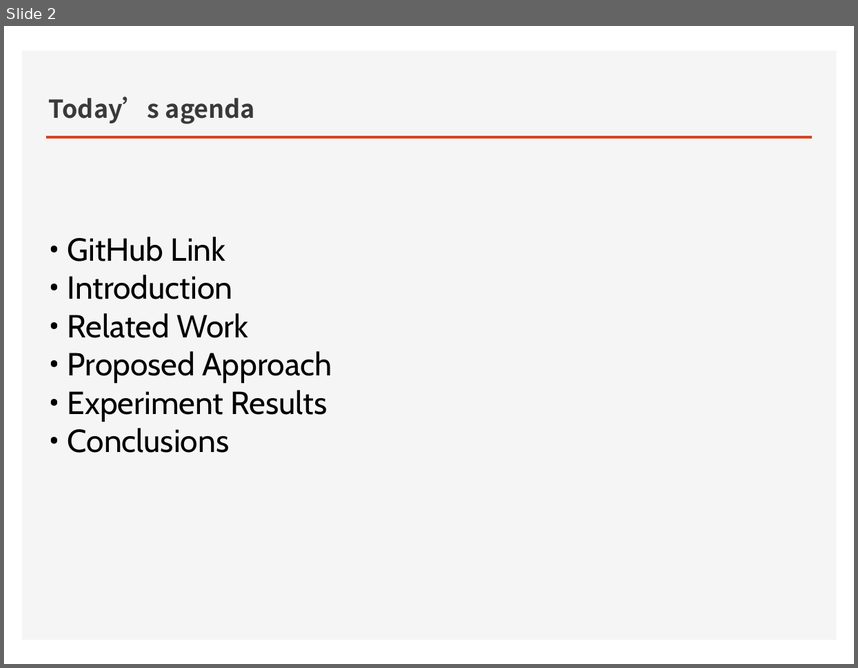
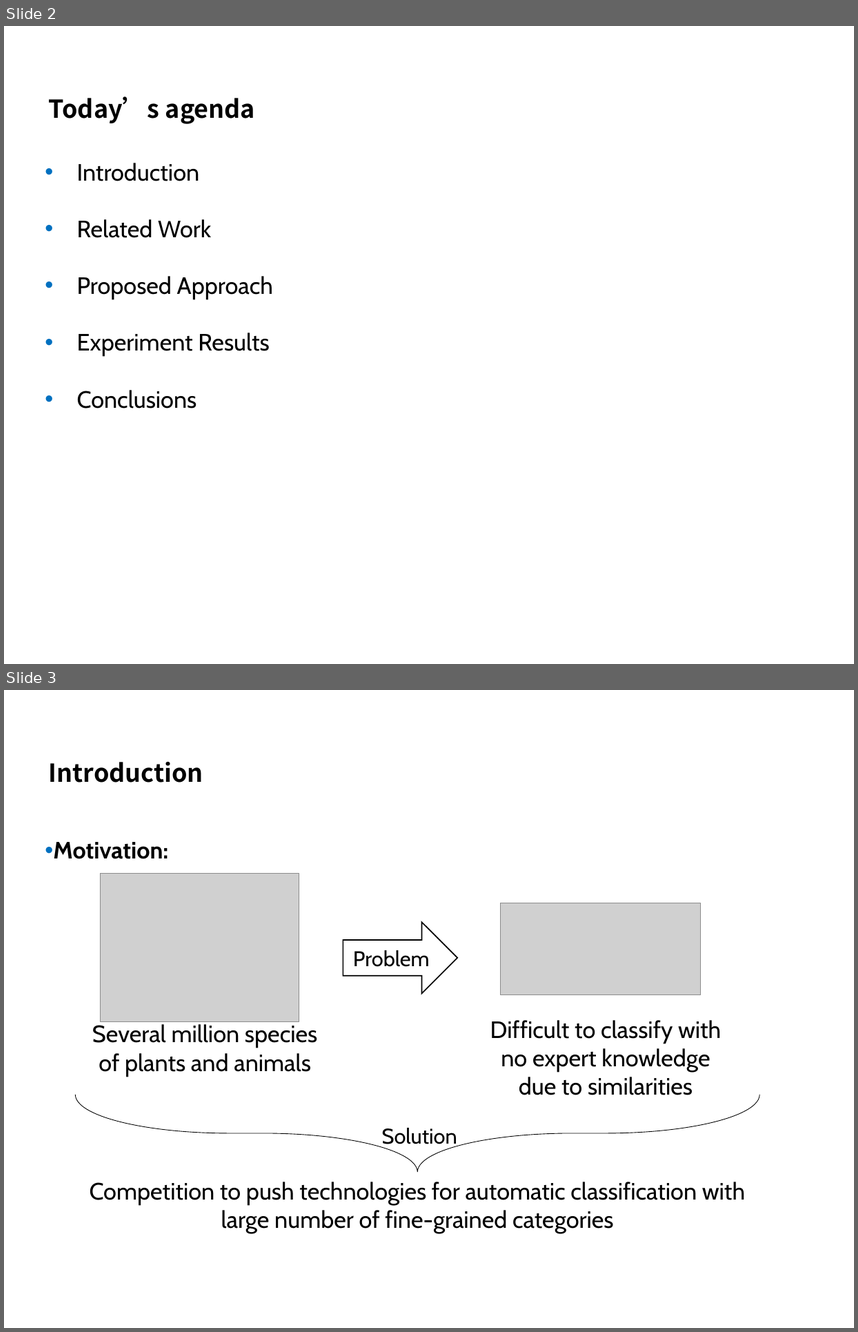
Before and after one commit to kimbold/VRDL_2019, a slide deck: Final project/Final_presentation.pptx. Shown one above the other, each under a label of ours: slide 2 before the commit, slides 2 and 3 after it. The pictures are 858x668 and 858x1332 pixels, drawn with LibreOffice and Linux fonts; fonts in the diff are those of the drawing; grey boxes stand for pictures; background and template pictures are left out. Boxes give left, top, right and bottom in pixels: in the first picture for what was removed or moved away, otherwise in the second. Text is boxed around its words. In the diff, an @@ line names an element or a change of style, - is before the commit and + after.

```diff
--- a/Final project/Final_presentation.pptx
+++ b/Final project/Final_presentation.pptx
@@ slide 3 added at box(4, 690, 854, 1328), background #FFFFFF @@
@@ title added at box(49, 762, 203, 782), 21 pt, text #000000, bold @@
+Introduction
@@ text added at box(53, 842, 168, 859), 20 pt, text #000000, bold @@
+• Motivation:
@@ picture added at box(100, 873, 298, 1021) @@
@@ picture added at box(500, 903, 700, 994) @@
@@ right arrow added at box(343, 922, 458, 994), fill #FFFFFF, outline #000000 1 pt, 18 pt, text #000000 @@
+Problem
@@ text added at box(490, 1020, 721, 1095), 20 pt, text #000000 @@
+      Difficult to classify with no expert knowledge due to similarities
@@ text added at box(92, 1024, 317, 1076), 20 pt, text #000000 @@
+  Several million species of plants and animals
@@ right brace added at box(75, 1094, 760, 1172), outline #000000 0.5 pt @@
@@ text added at box(382, 1127, 457, 1148), 18 pt, text #000000 @@
+Solution
@@ text added at box(90, 1181, 745, 1233), 20 pt, text #000000 @@
+Competition to push technologies for automatic classification with large number of fine-grained categories
@@ slide 2 changed as well @@
@@ rectangle removed at box(22, 51, 836, 640) @@
@@ title "Today’s agenda" at box(49, 96, 255, 124): text colour #3B3838 to #000000 @@
@@ line removed from (47, 137) to (811, 137) @@
@@ text at box(77, 163, 273, 408): text changed; size 27 to 20 pt @@
-• GitHub Link
-• Introduction
-• Related Work
-• Proposed Approach
-• Experiment Results
-• Conclusions
+• Introduction
+• Related Work
+• Proposed Approach
+• Experiment Results
+• Conclusions
```
Also in this commit, not shown: 4 other slides changed, 7 other slides added, 10 slides removed, 1 other file.
